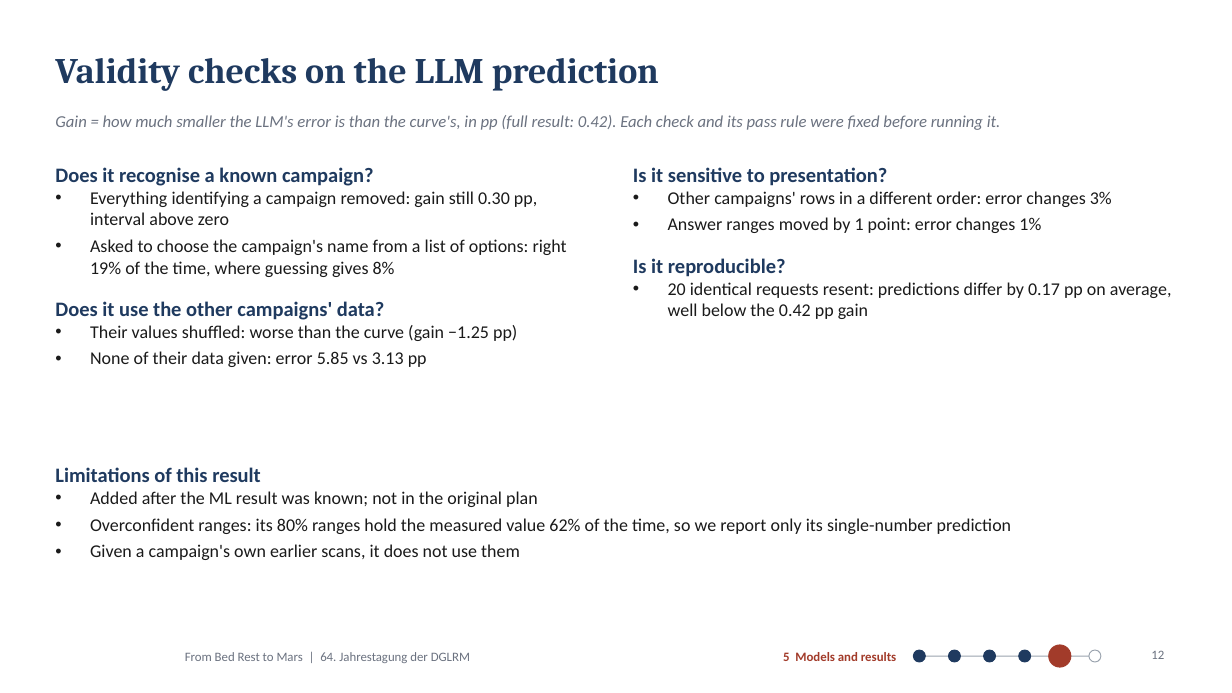
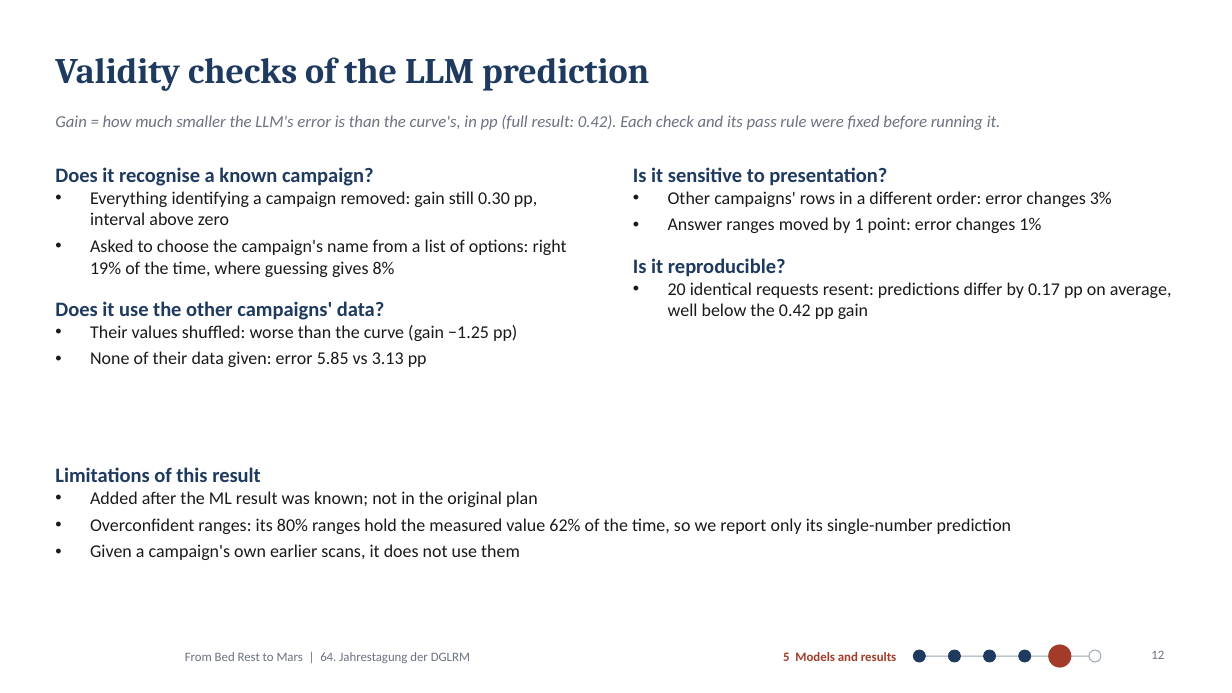
Before and after one commit to MiladBahariQaragoz/BedrestToMars, a slide deck: slide 12 of presentation/bed-rest-to-mars-talk.pptx. Drawn at 1232x693 pixels with LibreOffice and Linux fonts; fonts in the diff are those of the drawing; background and template pictures are left out. Boxes give left, top, right and bottom in pixels: in the first picture for what was removed or moved away, otherwise in the second. Text is boxed around its words. In the diff, an @@ line names an element or a change of style, - is before the commit and + after.

```diff
--- a/presentation/bed-rest-to-mars-talk.pptx
+++ b/presentation/bed-rest-to-mars-talk.pptx
@@ title at [55, 57, 649, 91]: text changed @@
-Validity checks on the LLM prediction
+Validity checks of the LLM prediction
```
Also in this commit, not shown: 14 other slides changed, 3 other files.
